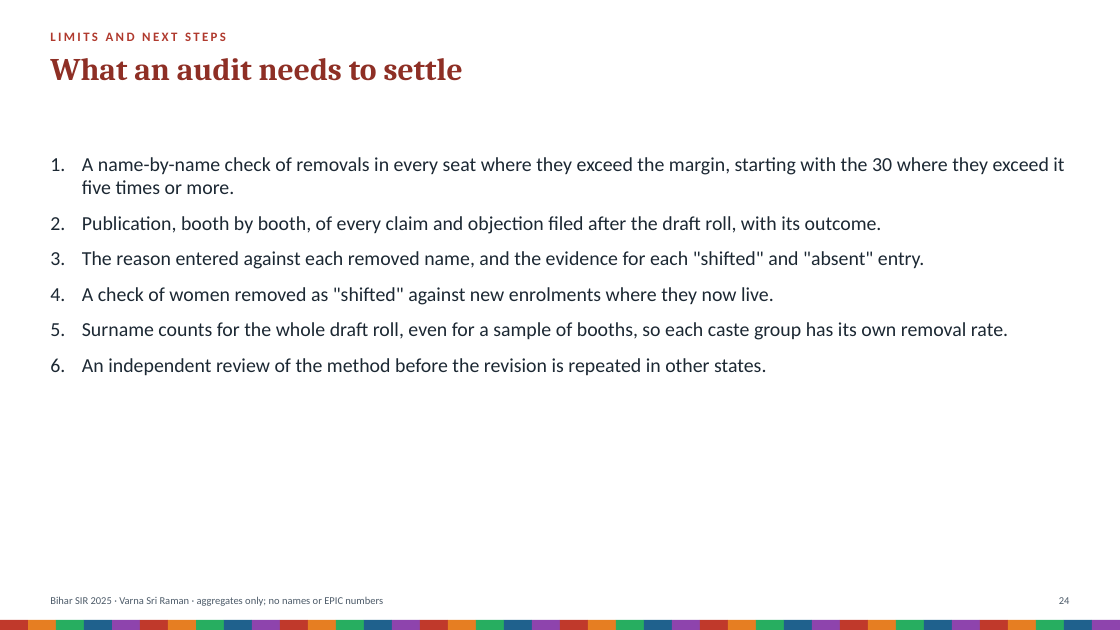
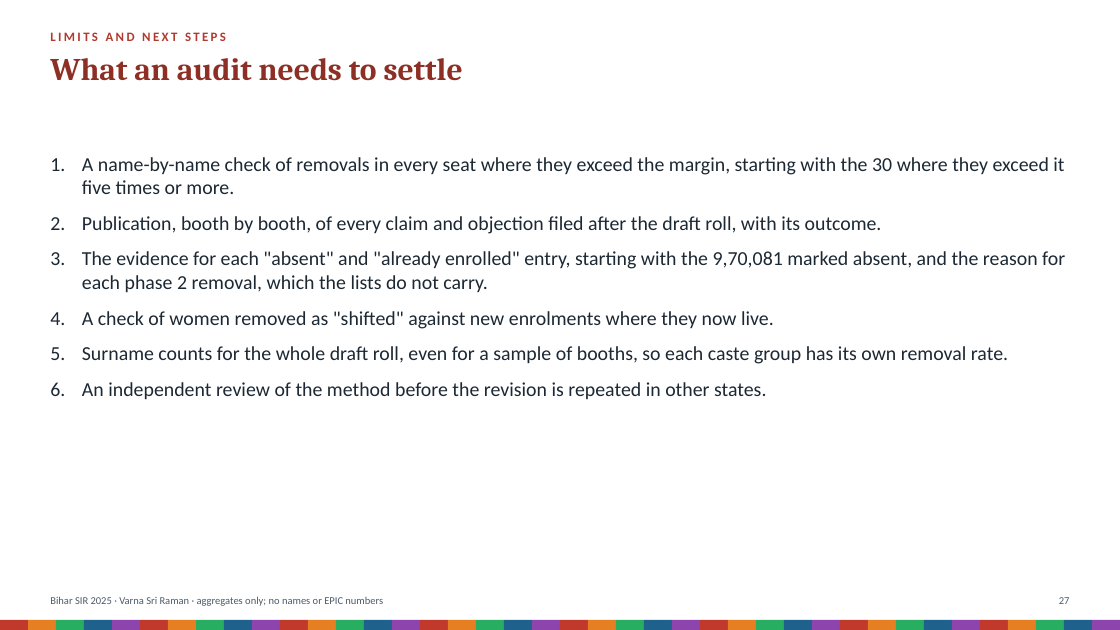
Before and after one commit to Varnasr/INDIA-DATA, a slide deck: slide 27 of reports/bihar-sir-2025-deck.pptx (slide 24 before the commit). Drawn at 1120x630 pixels with LibreOffice and Linux fonts; fonts in the diff are those of the drawing. Boxes give left, top, right and bottom in pixels: in the first picture for what was removed or moved away, otherwise in the second. Text is boxed around its words. In the diff, an @@ line names an element or a change of style, - is before the commit and + after.

```diff
--- a/reports/bihar-sir-2025-deck.pptx
+++ b/reports/bihar-sir-2025-deck.pptx
@@ text at [82, 251, 1065, 293]: text changed @@
-3. The reason entered against each removed name, and the evidence for each "shifted" and "absent" entry.
+3. The evidence for each "absent" and "already enrolled" entry, starting with the 9,70,081 marked absent, and the reason for each phase 2 removal, which the lists do not carry.
@@ text at [1059, 597, 1070, 604]: text changed @@
-24
+27
```
Also in this commit, not shown: 22 other slides changed, 3 slides added, 19 other files.
